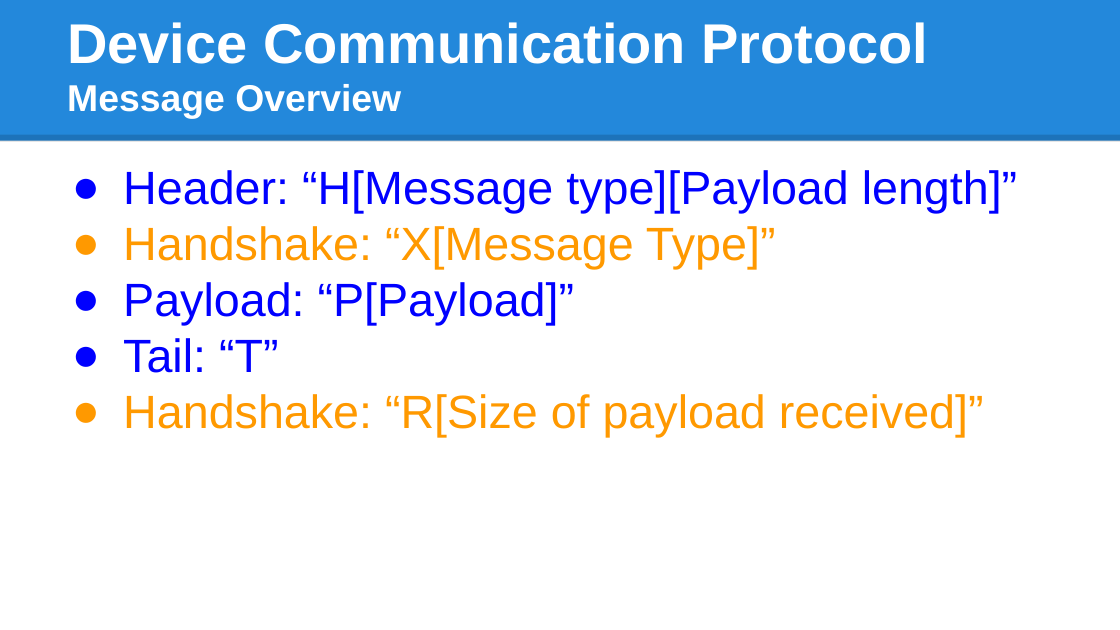
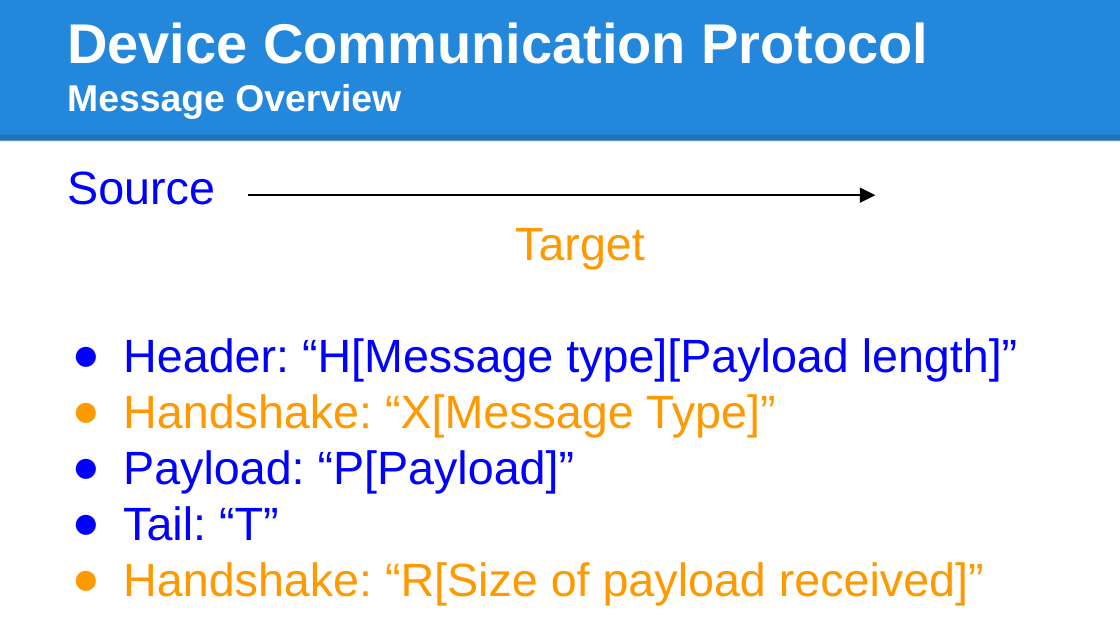
Before and after one commit to bhiln/EDTeam7, a slide deck: slide 24 of Documentation/Presentations/ECE 4534 Presentation.pptx. Drawn at 1120x630 pixels with LibreOffice and Linux fonts; fonts in the diff are those of the drawing. Boxes give left, top, right and bottom in pixels: in the first picture for what was removed or moved away, otherwise in the second. Text is boxed around its words. In the diff, an @@ line names an element or a change of style, - is before the commit and + after.

```diff
--- a/Documentation/Presentations/ECE 4534 Presentation.pptx
+++ b/Documentation/Presentations/ECE 4534 Presentation.pptx
@@ text at (67, 171, 645, 270): paragraph added @@
+Source Target
@@ arrow added from (248, 195) to (875, 195), #000000 1.5 pt @@
```
Also in this commit, not shown: 4 other slides changed, 2 other files.
